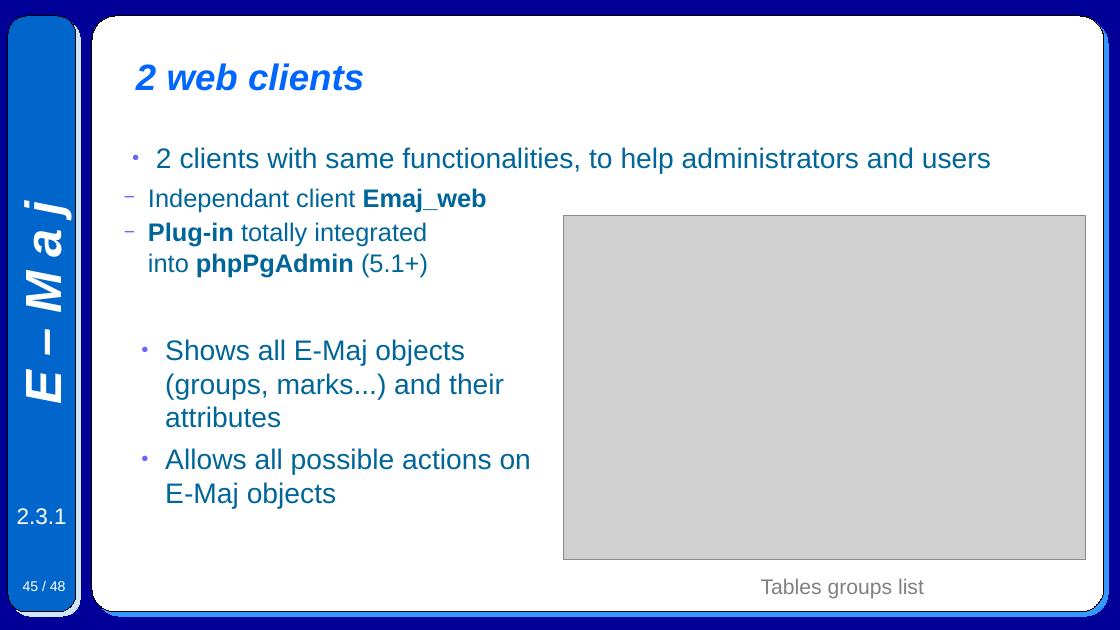
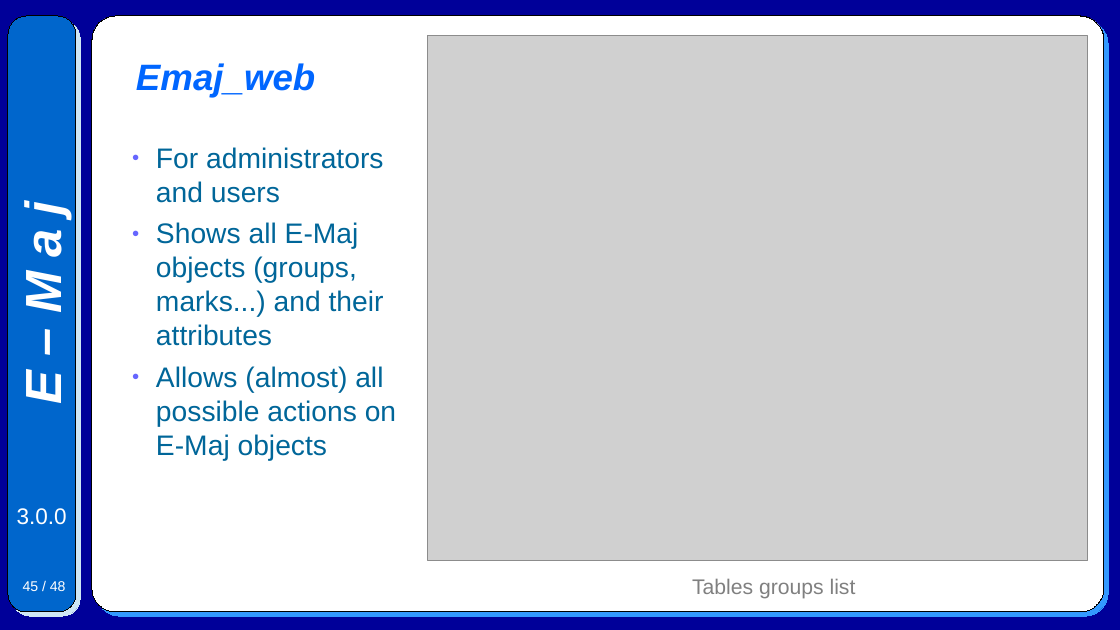
Before and after one commit to beaud76/emaj_doc, a slide deck: slide 45 of Emaj.devel_pres_en.odp. Drawn at 1120x630 pixels with LibreOffice and Linux fonts; fonts in the diff are those of the drawing; grey boxes stand for pictures. Boxes give left, top, right and bottom in pixels: in the first picture for what was removed or moved away, otherwise in the second. Text is boxed around its words. In the diff, an @@ line names an element or a change of style, - is before the commit and + after.

```diff
--- a/Emaj.devel_pres_en.odp
+++ b/Emaj.devel_pres_en.odp
@@ picture: place and size @@
-picture at [564, 216, 1085, 561]
+picture at [428, 36, 1088, 561]
@@ title at [136, 63, 315, 98]: text changed @@
-2 web clients
+Emaj_web
@@ text "For administrators and users": place and size @@
-text "For administrators and users" at [165, 339, 531, 509]
+text "For administrators and users" at [156, 147, 396, 461]
@@ text removed at [148, 147, 991, 277] @@
-● 2 clients with same functionalities, to help administrators and users
-  − Independant client Emaj_web
-  − Plug-in totally integrated
-    into phpPgAdmin (5.1+)
@@ text at [156, 147, 383, 203]: paragraph added @@
+● For administrators and users
@@ text at [156, 366, 396, 461]: text changed @@
-● Allows all possible actions on
-  E-Maj objects
+● Allows (almost) all possible actions on E-Maj objects
@@ text at [17, 508, 67, 525]: text changed @@
-2.3.1
+3.0.0
@@ text "Tables groups list": place and size @@
-text "Tables groups list" at [761, 578, 924, 599]
+text "Tables groups list" at [692, 578, 856, 599]
```
Also in this commit, not shown: 45 other slides changed, 6 other files.
